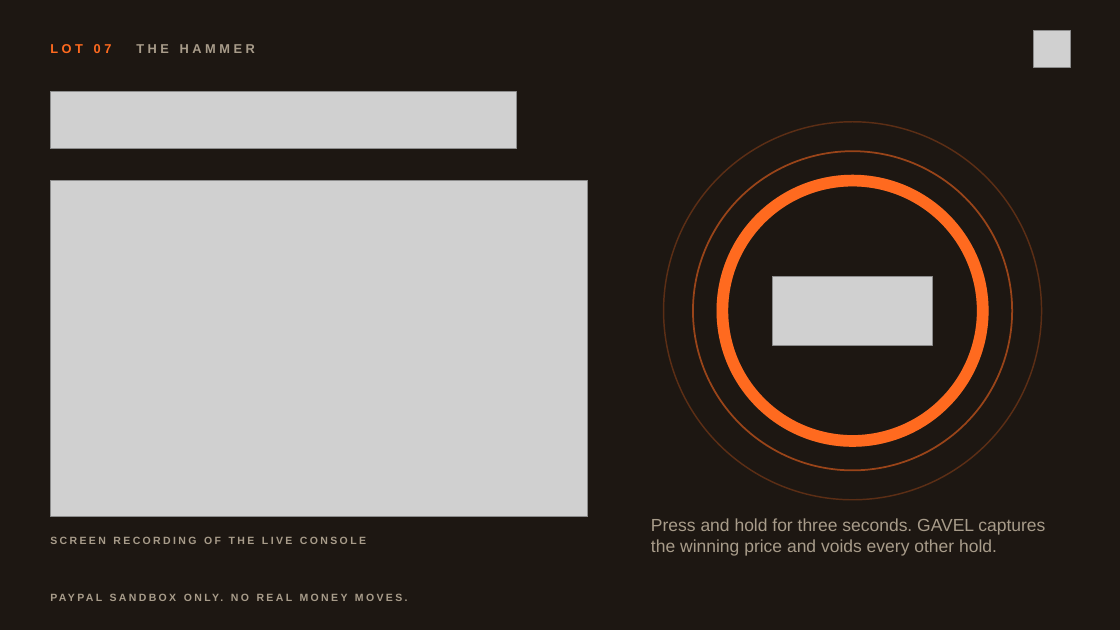
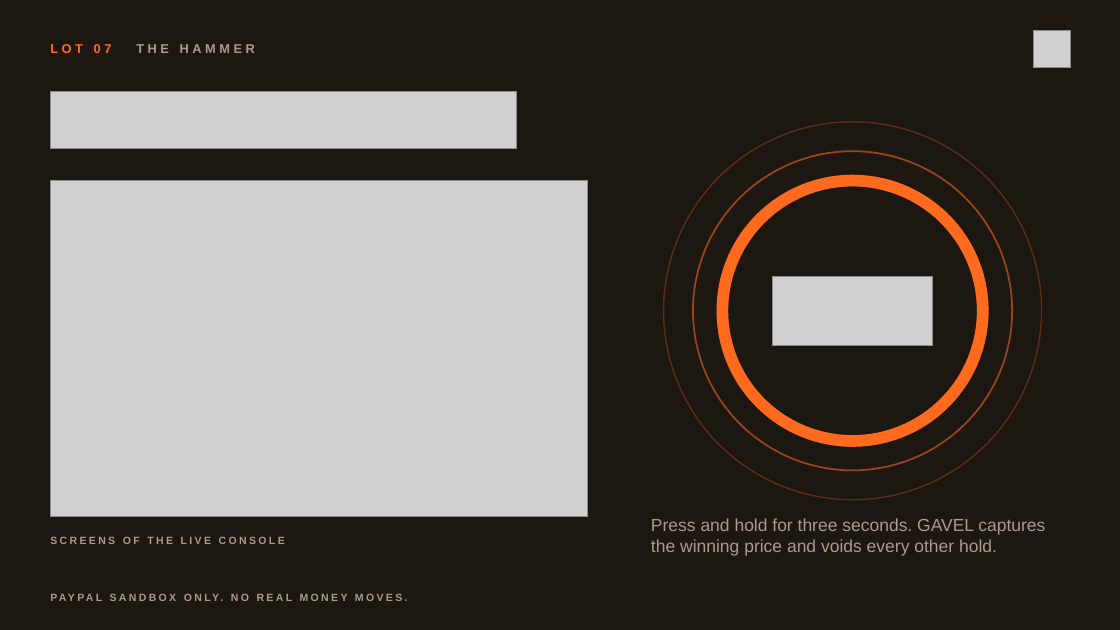
Before and after one commit to harshbhx/gavel-auction, a slide deck: slide 8 of brand/devpost/judges/GAVEL-judge-deck.pptx. Drawn at 1120x630 pixels with LibreOffice and Linux fonts; fonts in the diff are those of the drawing; grey boxes stand for pictures. Boxes give left, top, right and bottom in pixels: in the first picture for what was removed or moved away, otherwise in the second. Text is boxed around its words. In the diff, an @@ line names an element or a change of style, - is before the commit and + after.

Commit message:
DOC-102: judge deck screens from the current web app (#2646)
* docs(docs): judge deck screens from the current web app

Slides 6 and 8 now loop screens of the current app (limit slider, hold, bid screen leading and outbid, console with a live lot and the hold-to-close dialog) instead of the old recordings. Frames come from the ui-screens run; compose-screens.py builds the loops.

* docs(docs): rebuild the judge deck with the current screens

* docs(docs): fix deck readme format and unused variable

```diff
--- a/brand/devpost/judges/GAVEL-judge-deck.pptx
+++ b/brand/devpost/judges/GAVEL-judge-deck.pptx
@@ text at [50,536,285,544]: text changed @@
-SCREEN RECORDING OF THE LIVE CONSOLE
+SCREENS OF THE LIVE CONSOLE
```
Also in this commit, not shown: 1 other slide changed, 13 other files.
